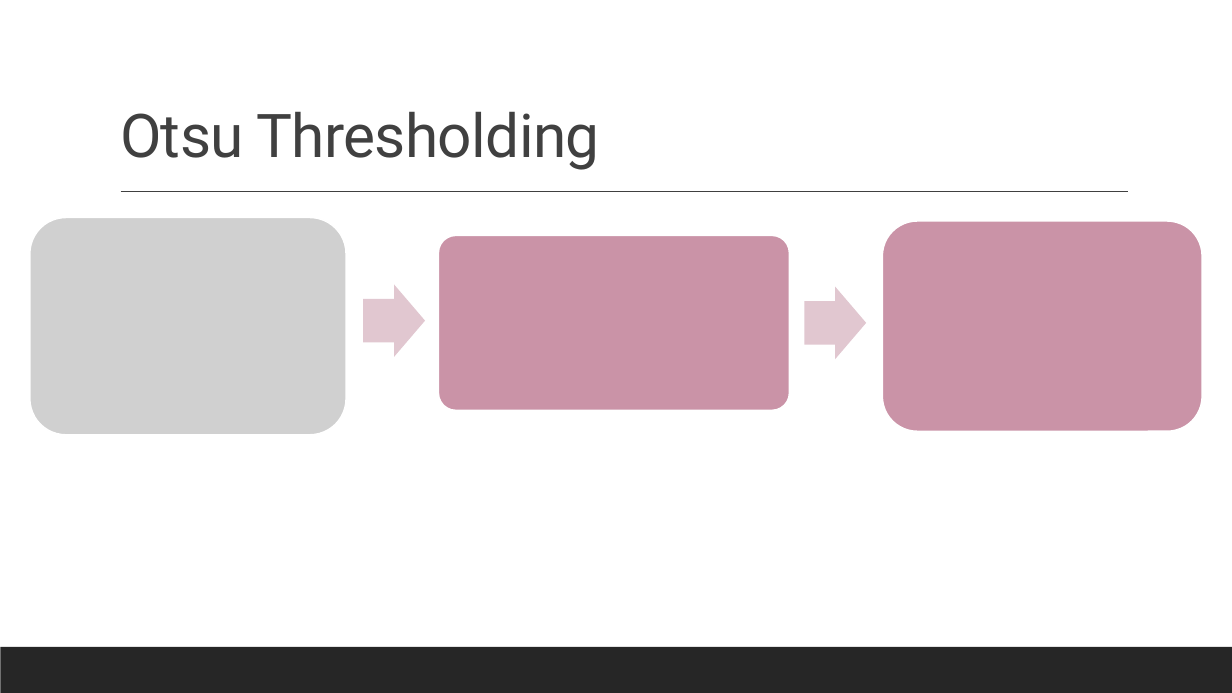
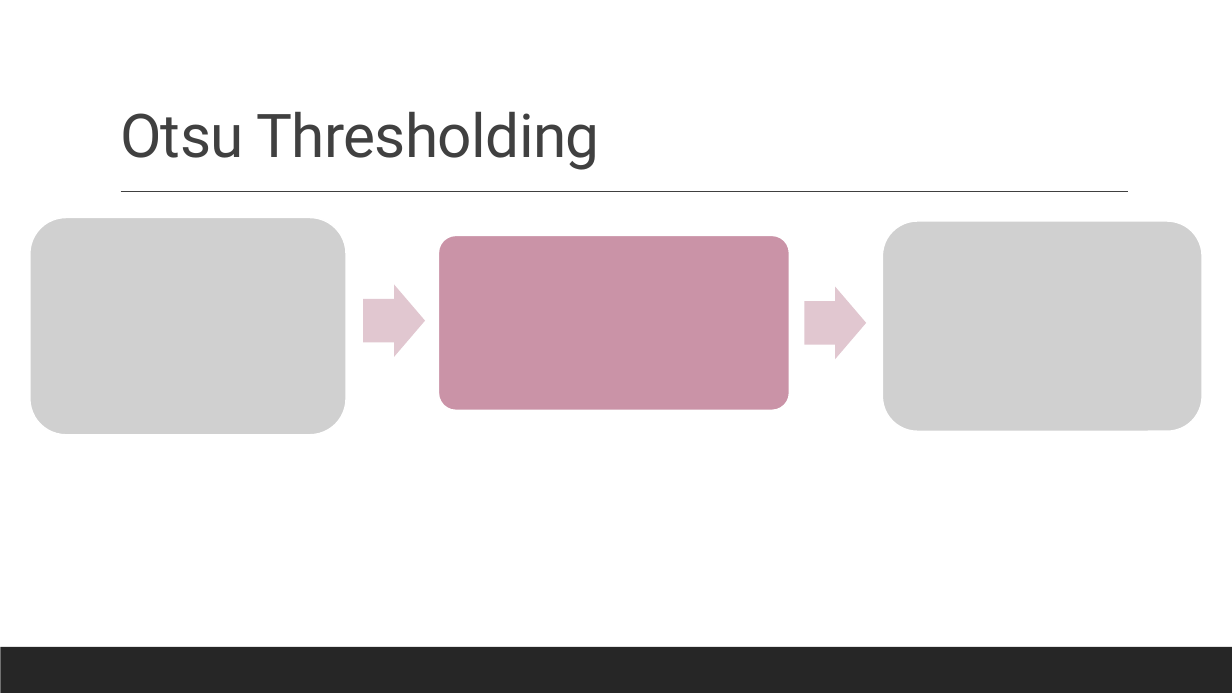
Before and after one commit to datascience-mobi-2022/2022-topic-01-team-04, a slide deck: slide 10 of presentation/layout(2).pptx. Drawn at 1232x693 pixels with LibreOffice and Linux fonts; fonts in the diff are those of the drawing; grey boxes stand for pictures. Boxes give left, top, right and bottom in pixels: in the first picture for what was removed or moved away, otherwise in the second. Text is boxed around its words. In the diff, an @@ line names an element or a change of style, - is before the commit and + after.

```diff
--- a/presentation/layout(2).pptx
+++ b/presentation/layout(2).pptx
@@ rounded rectangle removed at (x1=883, y1=221, x2=1202, y2=432) @@
@@ picture added at (x1=883, y1=221, x2=1202, y2=432) @@
```
Also in this commit, not shown: 1 other slide changed.
